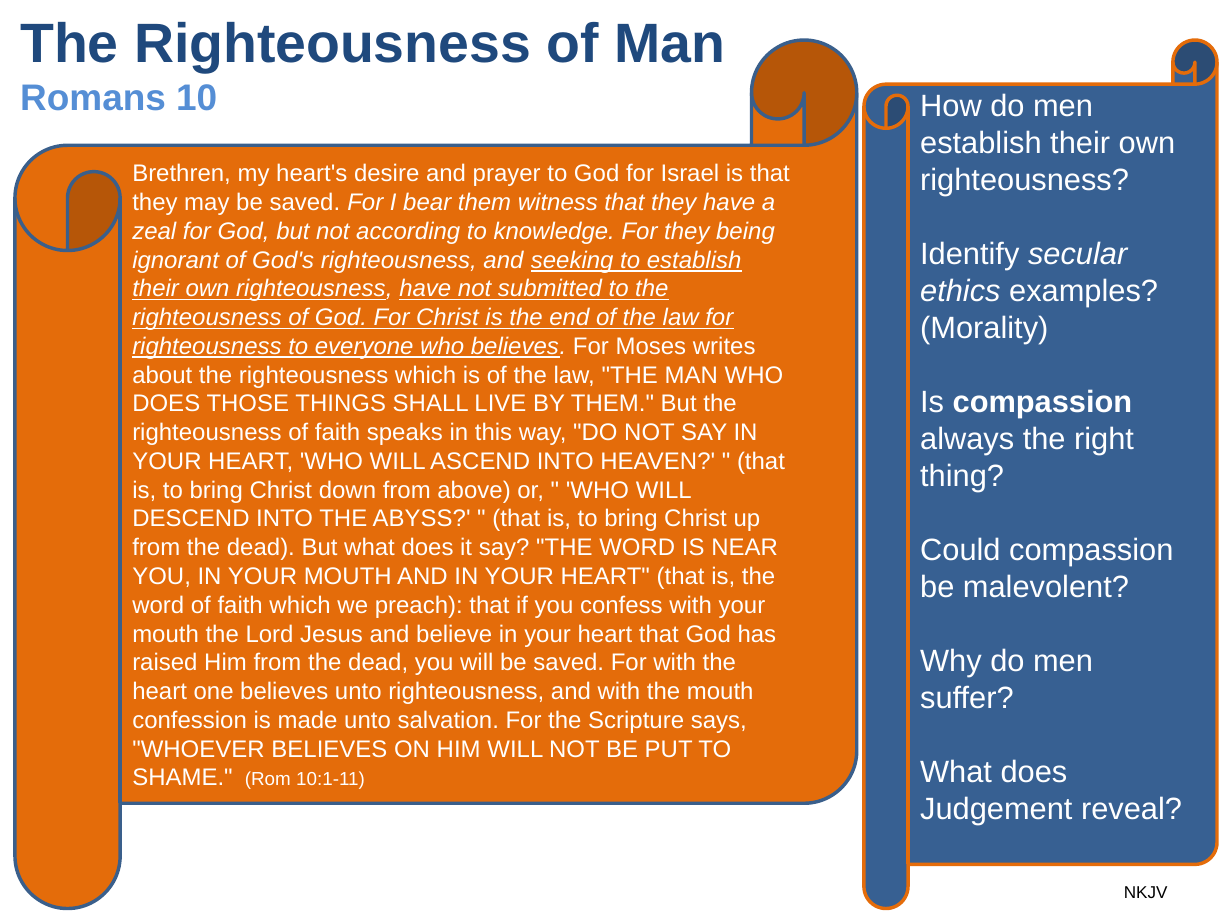
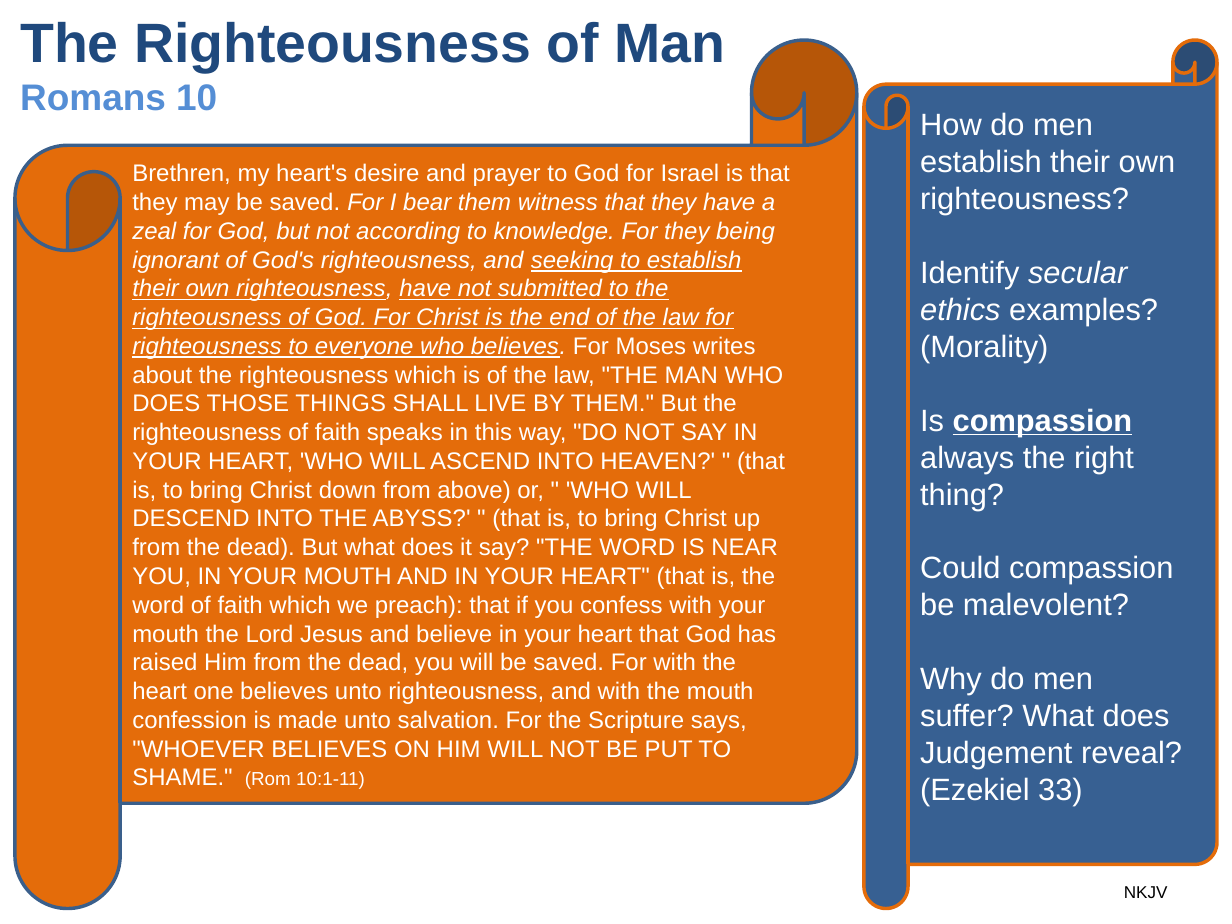
Before and after one commit to UsefulEngines/EvangelismPublic, a slide deck: slide 7 of 2024-Q4/2024-11-03/2024-11-03-Psalms.pptx (slide 8 before the commit). Drawn at 1232x924 pixels with LibreOffice and Linux fonts; fonts in the diff are those of the drawing. Boxes give left, top, right and bottom in pixels: in the first picture for what was removed or moved away, otherwise in the second. Text is boxed around its words. In the diff, an @@ line names an element or a change of style, - is before the commit and + after.

```diff
--- a/2024-Q4/2024-11-03/2024-11-03-Psalms.pptx
+++ b/2024-Q4/2024-11-03/2024-11-03-Psalms.pptx
@@ text in horizontal scroll at [920,408,1134,510]: underline on in "compassion" @@
@@ text in horizontal scroll at [920,666,1182,806]: text changed @@
-Why do men suffer?
-What does Judgement reveal?
+Why do men suffer? What does Judgement reveal? (Ezekiel 33)
```
Also in this commit, not shown: 3 other slides changed, 3 slides added, 3 slides removed, 1 other file.
